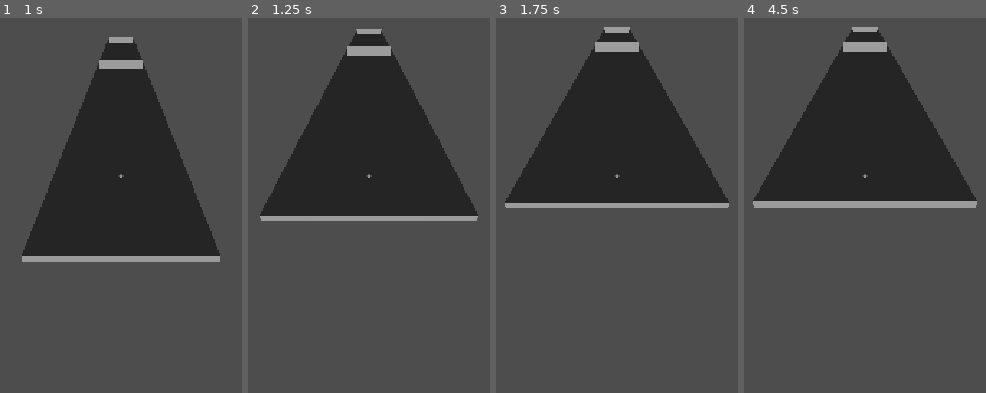
Above: before the commit, frames 1-4 (left to right).
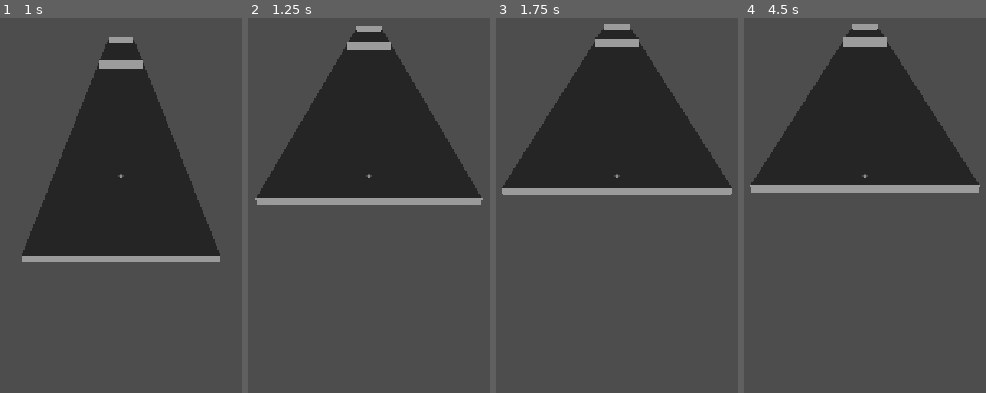
Above: after the commit, the same moments.

Repository: devsoc-unsw/trainee-bleach-26t2
Game: Godot game, scene res://scenes/test_level.tscn
Same seed, same stepped clock (60 frames per second), same inputs: the game is played once before the commit and once after it. This scene is started directly instead of the project's main scene.
Inputs (mouse positions are in pixels of both pictures, inside the frame that each line leads up to):
- Up to frame 1 (1 s): tap Enter at 0.5 s; move the mouse to (outside the picture) at 0.52 s; click (outside the picture) at 0.67 s
- Up to frame 2 (1.25 s): no input
- Up to frame 3 (1.75 s): drag from (outside the picture) to (575, 265) at 1.27 s
- Up to frame 4 (4.5 s): tap Space at 2, 3.5 s; move the mouse to (944, 78) at 2.02 s; click (944, 78) at 2.17 s; tap Enter at 2.75, 4.25 s; drag from (823, 265) to (outside the picture) at 2.77 s; move the mouse to (outside the picture) at 3.52 s; click (outside the picture) at 3.67 s; drag from (outside the picture) to (744, 63) at 4.27 s

Frame 1 is identical in both runs. In frame 2, 8.7% of the frame differs, in the area x 2-98%, y 2-55%; in frame 3, 7.7%; in frame 4, 8.5%.

Commit message:
Lobby to hole transition bugs fixed, also fixes cup tolerance issues

Diff:
--- a/client/scenes/Ball.tscn
+++ b/client/scenes/Ball.tscn
@@ -11,6 +11,7 @@
 height = 0.12
 
 [sub_resource type="SphereShape3D" id="SphereShape3D_ujow2"]
+radius = 0.06
 
 [node name="Ball" type="RigidBody3D" unique_id=922067448]
 mass = 0.05
--- /dev/null
+++ b/client/scenes/course.tscn
@@ -0,0 +1,77 @@
+[gd_scene format=3 uid="uid://dkfscurwwv2q8"]
+
+[ext_resource type="Script" uid="uid://c8e36dwcqqq7y" path="res://scripts/course.gd" id="1_07v2j"]
+[ext_resource type="PackedScene" uid="uid://bdsbp3ln6bo13" path="res://scenes/ball.tscn" id="1_r5a4e"]
+[ext_resource type="PackedScene" uid="uid://bcd2w7jktuhxj" path="res://scenes/camera.tscn" id="2_07v2j"]
+[ext_resource type="Script" uid="uid://dufdd7dpr65w3" path="res://scripts/shot_input.gd" id="3_43ab4"]
+[ext_resource type="Script" uid="uid://dlluwip2c8qu2" path="res://scripts/cup.gd" id="4_giilg"]
+[ext_resource type="Script" uid="uid://d2qtmaorjsqpl" path="res://scripts/out_of_bounds.gd" id="5_4urdw"]
+
+[sub_resource type="PhysicsMaterial" id="PhysicsMaterial_2venv"]
+friction = 0.4
+
+[sub_resource type="BoxMesh" id="BoxMesh_ujow2"]
+size = Vector3(6, 0.2, 67)
+
+[sub_resource type="BoxShape3D" id="BoxShape3D_ihn87"]
+size = Vector3(6, 0.2, 67)
+
+[sub_resource type="Environment" id="Environment_8iasl"]
+
+[sub_resource type="SphereShape3D" id="SphereShape3D_ujow2"]
+radius = 0.3
+
+[sub_resource type="BoxShape3D" id="BoxShape3D_ujow2"]
+size = Vector3(1000, 0.2, 1000)
+
+[sub_resource type="RibbonTrailMesh" id="RibbonTrailMesh_ujow2"]
+
+[node name="Course" type="Node3D" unique_id=1636690890 node_paths=PackedStringArray("ball", "cup")]
+script = ExtResource("1_07v2j")
+ball = NodePath("Ball")
+cup = NodePath("Cup")
+
+[node name="Ground" type="StaticBody3D" parent="." unique_id=1801611665]
+transform = Transform3D(1, 0, 0, 0, 1, 0, 0, 0, 1, 0, -0.1, -33)
+physics_material_override = SubResource("PhysicsMaterial_2venv")
+
+[node name="MeshInstance3D" type="MeshInstance3D" parent="Ground" unique_id=2133051677]
+mesh = SubResource("BoxMesh_ujow2")
+
+[node name="CollisionShape3D" type="CollisionShape3D" parent="Ground" unique_id=2132929693]
+shape = SubResource("BoxShape3D_ihn87")
+
+[node name="DirectionalLight3D" type="DirectionalLight3D" parent="." unique_id=960930001]
+
+[node name="WorldEnvironment" type="WorldEnvironment" parent="." unique_id=2141276519]
+environment = SubResource("Environment_8iasl")
+
+[node name="Ball" parent="." unique_id=922067448 instance=ExtResource("1_r5a4e")]
+transform = Transform3D(1, 0, 0, 0, 1, 0, 0, 0, 1, 0, 1, 0)
+can_sleep = false
+
+[node name="CameraRig" parent="." unique_id=1100201651 node_paths=PackedStringArray("target") instance=ExtResource("2_07v2j")]
+target = NodePath("../Ball")
+
+[node name="AimController" type="Node3D" parent="." unique_id=648704331 node_paths=PackedStringArray("ball", "camera_rig")]
+script = ExtResource("3_43ab4")
+ball = NodePath("../Ball")
+camera_rig = NodePath("../CameraRig")
+
+[node name="Cup" type="Area3D" parent="." unique_id=729051319]
+transform = Transform3D(1, 0, 0, 0, 1, 0, 0, 0, 1, 0, 0.1, -63)
+script = ExtResource("4_giilg")
+
+[node name="CollisionShape3D" type="CollisionShape3D" parent="Cup" unique_id=940950085]
+shape = SubResource("SphereShape3D_ujow2")
+
+[node name="OutOfBounds" type="Area3D" parent="." unique_id=1166695559]
+script = ExtResource("5_4urdw")
+
+[node name="CollisionShape3D" type="CollisionShape3D" parent="OutOfBounds" unique_id=2081052111]
+transform = Transform3D(1, 0, 0, 0, 1, 0, 0, 0, 1, 0, -10, 0)
+shape = SubResource("BoxShape3D_ujow2")
+
+[node name="MeshInstance3D" type="MeshInstance3D" parent="." unique_id=1815304359]
+transform = Transform3D(1, 0, 0, 0, 1, 0, 0, 0, 1, 0, 0.1, -63)
+mesh = SubResource("RibbonTrailMesh_ujow2")
--- a/client/scenes/main.tscn
+++ b/client/scenes/main.tscn
@@ -1,14 +1,6 @@
 [gd_scene format=3 uid="uid://b4mosfk8f7n60"]
 
-[ext_resource type="PackedScene" uid="uid://d3x1wds437cg5" path="res://scenes/lobby.tscn" id="2_0wfyh"]
+[ext_resource type="Script" uid="uid://blmugwudmgbo2" path="res://scripts/main.gd" id="1_main"]
 
-[node name="Main" type="Control" unique_id=2043787103]
-layout_mode = 3
-anchors_preset = 15
-anchor_right = 1.0
-anchor_bottom = 1.0
-grow_horizontal = 2
-grow_vertical = 2
-
-[node name="Lobby" parent="." unique_id=1156103082 instance=ExtResource("2_0wfyh")]
-layout_mode = 1
+[node name="Main" type="Node" unique_id=370782862]
+script = ExtResource("1_main")
--- a/client/scripts/Ball.gd
+++ b/client/scripts/Ball.gd
@@ -1,9 +1,9 @@
 extends RigidBody3D
 
-@export var stop_velocity_threshold: float = 0.05
-@export var stop_duration_required: float = 0.10
+@export var stop_velocity_threshold: float = 0.15
+@export var stop_duration_required: float = 0.20
 @export var min_speed: float = 2.0
-@export var max_speed: float = 30.0
+@export var max_speed: float = 40.0
 
 var is_moving: bool = false
 var stop_timer: float = 0.0
@@ -42,6 +42,7 @@
 				linear_velocity = Vector3.ZERO
 				angular_velocity = Vector3.ZERO
 				is_moving = false
+				sleeping = true
 				stop_timer = 0.0
 				last_safe_position = global_position
 				var distance = start_position.distance_to(global_position)
--- /dev/null
+++ b/client/scripts/course.gd
@@ -0,0 +1,45 @@
+extends Node3D
+
+@export var ball: RigidBody3D
+@export var cup: Area3D
+
+var current_hole_index: int = 0
+var current_par: int = 0
+var current_strokes: int = 0
+
+const BALL_STATE_SEND_INTERVAL: float = 1.0 / 15.0
+var _send_timer: float = 0.0
+var _was_moving: bool = false
+
+func _ready() -> void:
+	NetworkClient.hole_started.connect(_on_hole_started)
+	NetworkClient.stroke_updated.connect(_on_stroke_updated)
+	cup.ball_sunk.connect(_on_ball_sunk)
+
+func _process(delta: float) -> void:
+	if ball.is_moving:
+		_send_timer += delta
+		if _send_timer >= BALL_STATE_SEND_INTERVAL:
+			_send_timer = 0.0
+			NetworkClient.send_ball_state(ball.global_position, ball.linear_velocity, false)
+		_was_moving = true
+	elif _was_moving:
+		# just stopped -- send one final update so server knows we're at rest
+		NetworkClient.send_ball_state(ball.global_position, ball.linear_velocity, true)
+		_was_moving = false
+
+func _on_hole_started(hole_index: int, par: int, _timer_ms: float, spawn: Vector3) -> void:
+	current_hole_index = hole_index
+	current_par = par
+	current_strokes = 0
+	ball.reset_to(spawn)
+
+func _on_stroke_updated(player_id: String, hole_index: int, strokes: int) -> void:
+	if player_id != NetworkClient.my_player_id:
+		return
+	current_strokes = strokes
+	# TODO: update HUD display once it exists (CL-13)
+
+func _on_ball_sunk() -> void:
+	print(ball.global_position)
+	NetworkClient.send_holed(ball.global_position)
--- a/client/scripts/lobby.gd
+++ b/client/scripts/lobby.gd
@@ -11,8 +11,6 @@
 @onready var player_list_container: VBoxContainer = $LobbyPanel/PlayerListContainer
 @onready var ready_button: Button = $LobbyPanel/ReadyButton
 @onready var start_button: Button = $LobbyPanel/StartButton
-
-var my_player_id: String = ""
 
 func _ready() -> void:
 	NetworkClient.connection_status_changed.connect(_on_status_changed)
@@ -39,13 +37,13 @@
 	NetworkClient.send_join(player_name, code)
 
 func _on_player_joined(player: Dictionary) -> void:
-	my_player_id = player["playerId"]
 	room_code_label.text = "Room code: " + player["code"]
 	name_entry_panel.visible = false
 	lobby_panel.visible = true
 	_render_player_list(player["players"])
 
 func _on_lobby_updated(players: Array) -> void:
+	status_label.text = "Status: Connected"
 	_render_player_list(players)
 
 func _render_player_list(players: Array) -> void:
@@ -54,17 +52,18 @@
 
 	var am_host := false
 	for p in players:
-		if p["id"] == my_player_id and p["isHost"]:
+		if p["id"] == NetworkClient.my_player_id and p["isHost"]:
 			am_host = true
 		var row := Label.new()
 		var ready_marker := "✓" if p["ready"] else "…"
 		row.text = "%s  %s" % [p["name"], ready_marker]
+		row.add_theme_color_override("font_color", Color(p["colour"]))
 		player_list_container.add_child(row)
 
 	start_button.visible = am_host
 
 	for p in players:
-		if p["id"] == my_player_id:
+		if p["id"] == NetworkClient.my_player_id:
 			ready_button.text = "Unready" if p["ready"] else "Ready"
 			break
 
--- a/client/scripts/main.gd
+++ b/client/scripts/main.gd
@@ -1,31 +1,33 @@
-extends Control
+extends Node
 
-@onready var status_label: Label = $StatusLabel
+@onready var current_screen: Node = null
+
+const LOBBY_SCENE := preload("res://scenes/lobby.tscn")
+const COURSE_SCENE := preload("res://scenes/course.tscn")
 
 func _ready() -> void:
-	NetworkClient.connection_status_changed.connect(_on_status_changed)
-	NetworkClient.message_received.connect(_on_message_received)
-	status_label.text = "Initialising..."
+	NetworkClient.state_changed.connect(_on_state_changed)
+	_swap_screen(LOBBY_SCENE)
 
 
-func _on_status_changed(status: String) -> void:
-	status_label.text = "Status: " + status
-	if status == "Connected":
-		NetworkClient.send_join("some name")
-		NetworkClient.send_ready()
-		NetworkClient.send_start_match()
+func _on_state_changed(new_state: NetworkClient.GameState) -> void:
+	match new_state:
+		NetworkClient.GameState.LOBBY, NetworkClient.GameState.COUNTDOWN:
+			if not (current_screen and current_screen.scene_file_path == LOBBY_SCENE.resource_path):
+				_swap_screen(LOBBY_SCENE)
+		NetworkClient.GameState.HOLE_ACTIVE, NetworkClient.GameState.HOLE_SUMMARY:
+			if not (current_screen and current_screen.scene_file_path == COURSE_SCENE.resource_path):
+				_swap_screen(COURSE_SCENE)
+			pass
+		NetworkClient.GameState.MATCH_END:
+			pass # TODO: swap to scoreboard.tscn
 
+func _swap_screen(scene: PackedScene) -> void:
+	if current_screen:
+		current_screen.queue_free()
+	current_screen = scene.instantiate()
+	add_child(current_screen)
 
-func _on_message_received(data: Dictionary) -> void:
-	var reply_text := JSON.stringify(data)
-	status_label.text = status_label.text + "\n\nServer echoed:\n" + reply_text
-
-
-func _input(event: InputEvent) -> void:
-	if event is InputEventMouseButton:
-		var mouse_event := event as InputEventMouseButton
-		if mouse_event.button_index == MOUSE_BUTTON_RIGHT:
-			get_viewport().set_input_as_handled()
 
 # TODO: replace this scene with actual game scenes:
 #   scenes/lobby.tscn       - name entry, room code, player list, start button
--- a/client/scripts/network_client.gd
+++ b/client/scripts/network_client.gd
@@ -32,6 +32,7 @@
 var _connected: bool = false
 var _was_connected: bool = false
 var current_state: GameState = GameState.LOBBY
+var my_player_id: String = ""
 
 
 func _get_server_url() -> String:
@@ -97,6 +98,7 @@
 	message_received.emit(data)
 	match data.get("t"):
 		"joined":
+			my_player_id = data["playerId"]
 			player_joined.emit(data)
 		"lobby_state":
 			lobby_updated.emit(data["players"])
@@ -176,13 +178,5 @@
 	var msg:= { "t": "holed", "pos": [pos.x, pos.y, pos.z] }
 	_send(msg)
 
-#
-# TODO: add message routing in _process:
-#   parse data["t"] and emit the right signal with the payload
-#   e.g. "lobby_state" -> lobby_updated.emit(data["players"])
-#        "hole_start"  -> hole_started.emit(data["holeIndex"], data["par"], ...)
-#        "snapshot"    -> snapshot_received.emit(data["balls"])
-
-
 func _emit_status(status: String) -> void:
 	connection_status_changed.emit(status)
Not shown: 1 places in client/scenes/Ball.tscn that only renumber resources
Not shown, added: client/scripts/course.gd.uid
Not shown, changed: server/src/course.ts
Not shown, changed: server/src/index.ts
